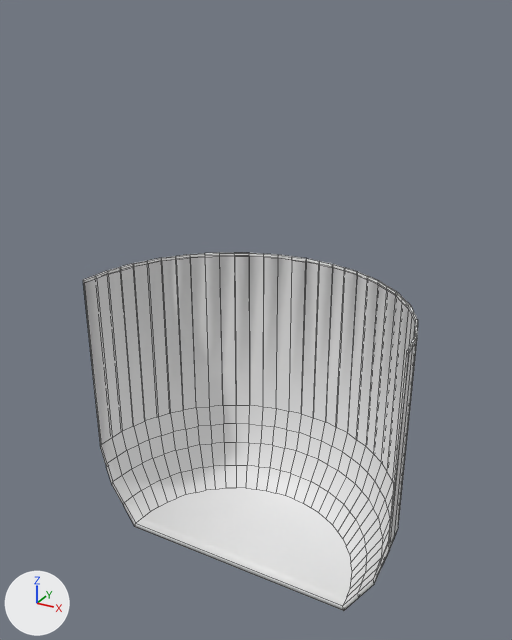
An edit to the FBX model Assets/Mesh/player-cup.fbx, drawn before and after from the same camera.
Before and after are seen from a 50 mm camera at (4.01, -6.59, 7.32) aimed at (-0.18, 1.04, 3.51). The lights are fixed; the arrows at lower left show +X, +Y and +Z. Mesh edges are drawn as thin lines.

The older version as bpy lines, for what is in view:
```python
me_cylinder_002 = bpy.data.meshes.new('Cylinder.002')
me_cylinder_002.from_pydata(...)  # 462 vertices, 433 faces; spans x -2.21..2.21, y 0.0..2.21, z 0.2..4.05
ob_cup = bpy.data.objects.new('Cup', me_cylinder_002)
ob_cup.location = (0.0, 0.0, 0.0)
```
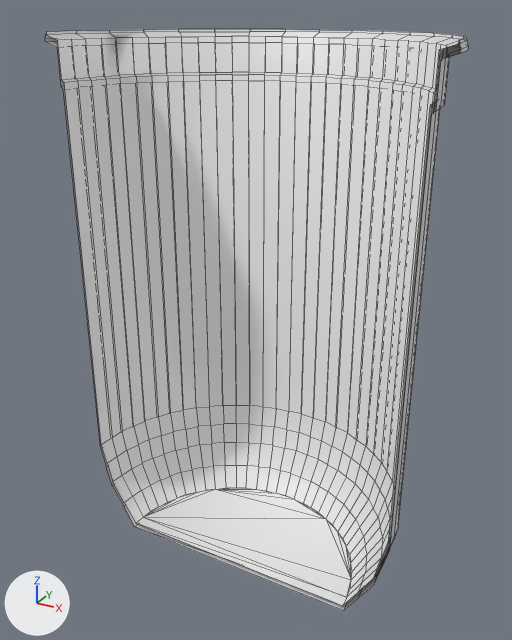
Location of each change, [x1, y1, x2, y2] in pixels of the pictures (512 x 640 px):
'Cup', reshaped (26% wider, 62% taller): before [83, 253, 418, 611]; after [45, 29, 468, 611]
part 1 of me_cylinder_002, added: after [45, 29, 468, 548]
part 2 of me_cylinder_002, deleted: before [83, 253, 418, 548]

Edits to the bpy script that builds the scene:
```text
Change me_cylinder_002:
    used by ob_cup; location = (0.0, 0.0, 0.0)
    remove me_cylinder_002.from_pydata(...)  # 462 vertices, 433 faces; spans x -2.21..2.21, y 0.0..2.21, z 0.2..4.05
    add me_cylinder_002.from_pydata(...)  # 608 vertices, 601 faces; spans x -2.4..2.4, y 0.0..2.4, z 0.2..7.07
    me_cylinder_002 part 1: 278 vertices added at x -2.4..2.4, y 0.0..2.4, z 6.45..7.07
    me_cylinder_002 part 2: 132 vertices removed from x -2.21..2.21, y 0.0..2.21, z 4.01..4.05
```
